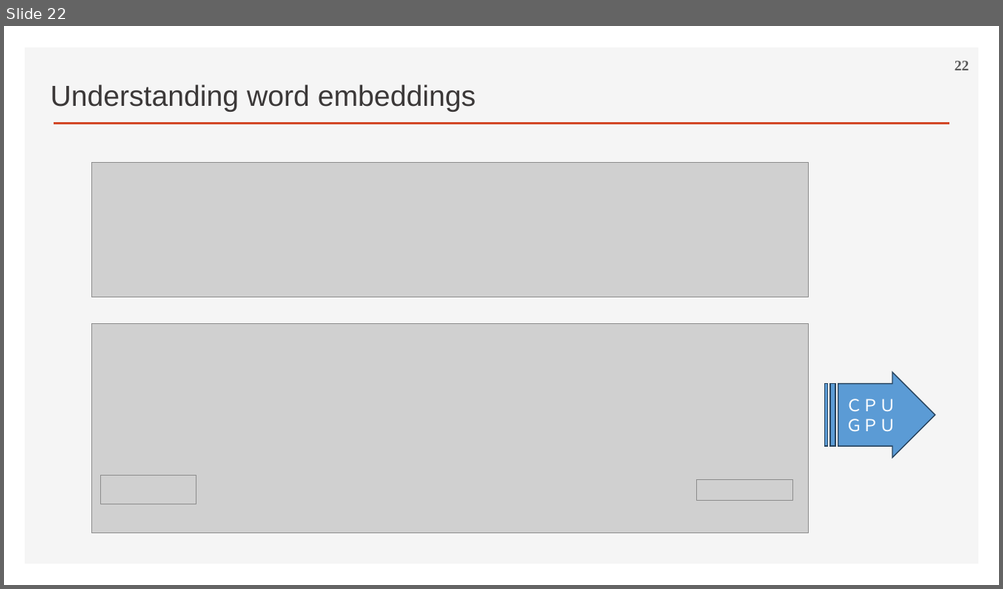
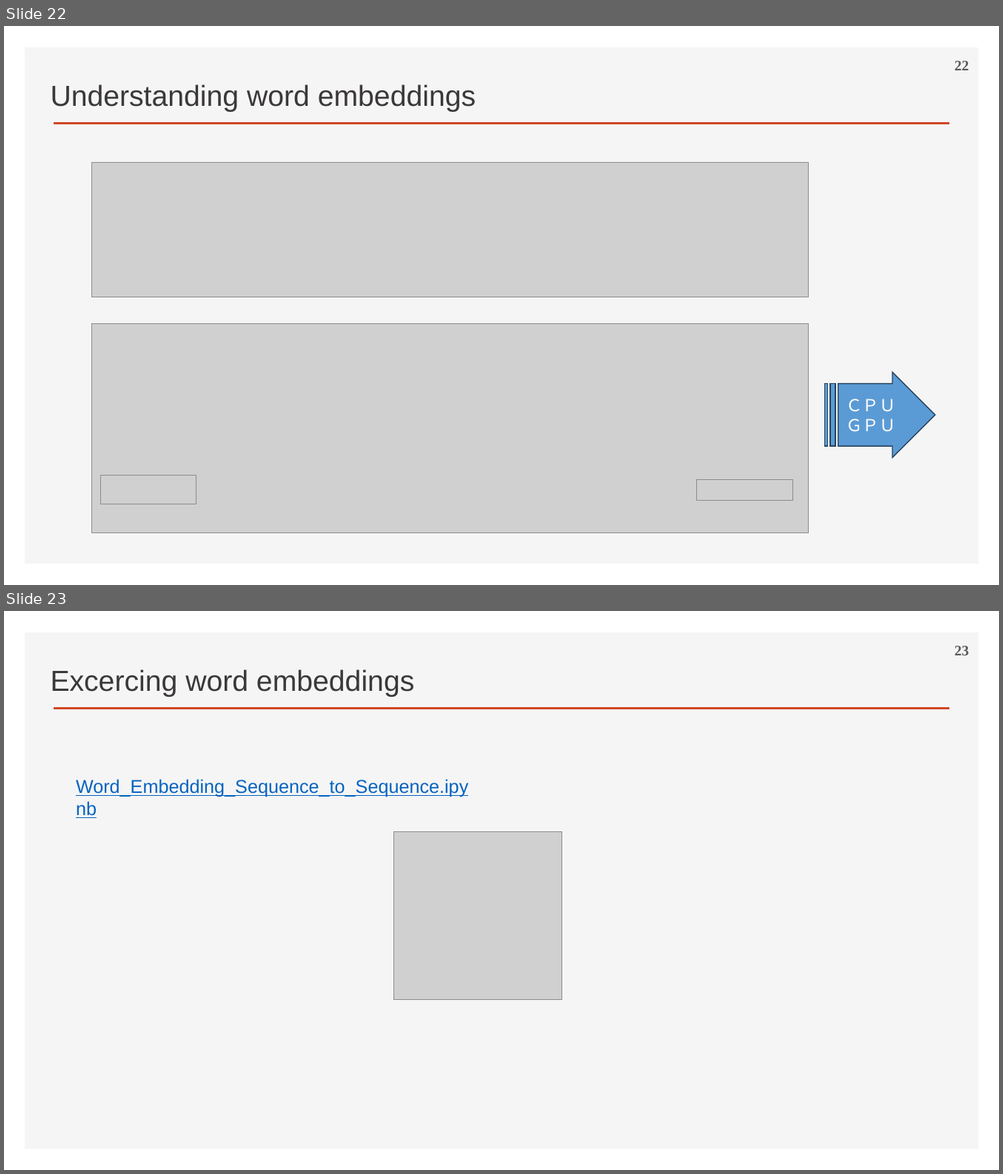
Before and after one commit to ancestor9/2026_Fall_Deep-Learning-with-Python, a slide deck: Chapter 14 Text classification.pptx. Shown one above the other, each under a label of ours: slide 22 before the commit, slides 22 and 23 after it. The pictures are 1003x589 and 1003x1174 pixels, drawn with LibreOffice and Linux fonts; fonts in the diff are those of the drawing; grey boxes stand for pictures; background and template pictures are left out. Boxes give left, top, right and bottom in pixels: in the first picture for what was removed or moved away, otherwise in the second. Text is boxed around its words. In the diff, an @@ line names an element or a change of style, - is before the commit and + after.

```diff
--- a/Chapter 14 Text classification.pptx
+++ b/Chapter 14 Text classification.pptx
@@ slide 23 added at (x1=4, y1=611, x2=999, y2=1170), background #FFFFFF; not listed: 2 template elements that a slide beside it also shows @@
@@ page number added at (x1=954, y1=646, x2=969, y2=655), 14 pt, text #595959, bold @@
+23
@@ text added at (x1=51, y1=669, x2=414, y2=697), 28 pt, text #3B3838 @@
+Excercing word embeddings
@@ text added at (x1=76, y1=779, x2=468, y2=797), 18 pt, text #0563C1, underline @@
+Word_Embedding_Sequence_to_Sequence.ipynb
@@ picture added at (x1=393, y1=832, x2=562, y2=1000) @@
```
